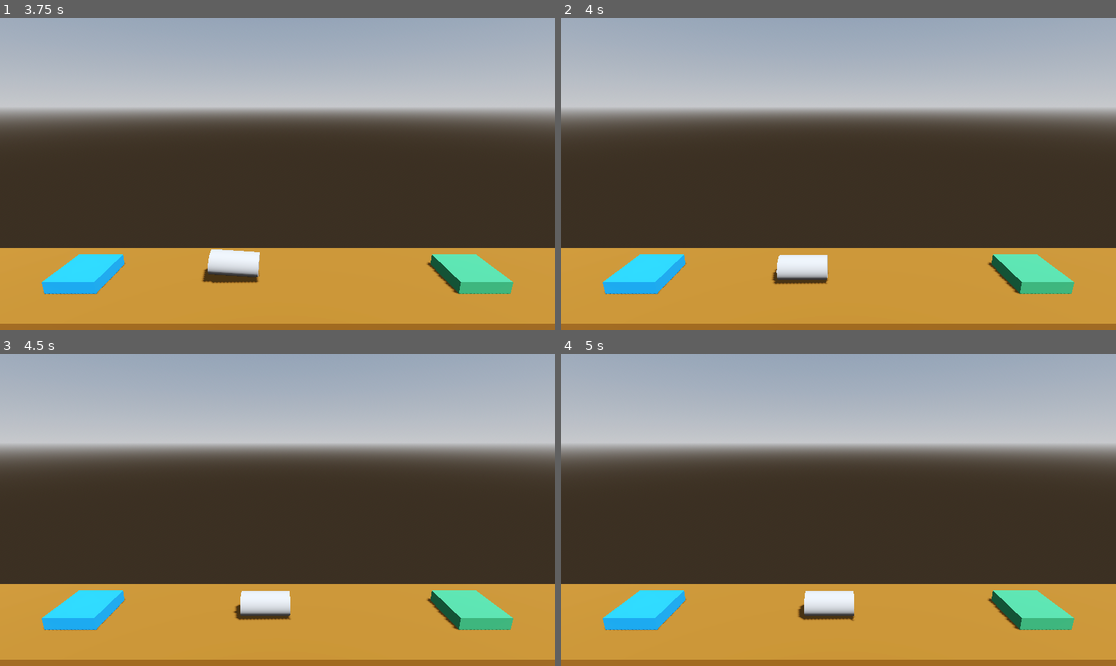
Above: before the commit, frames 1-4 (two rows, left to right).
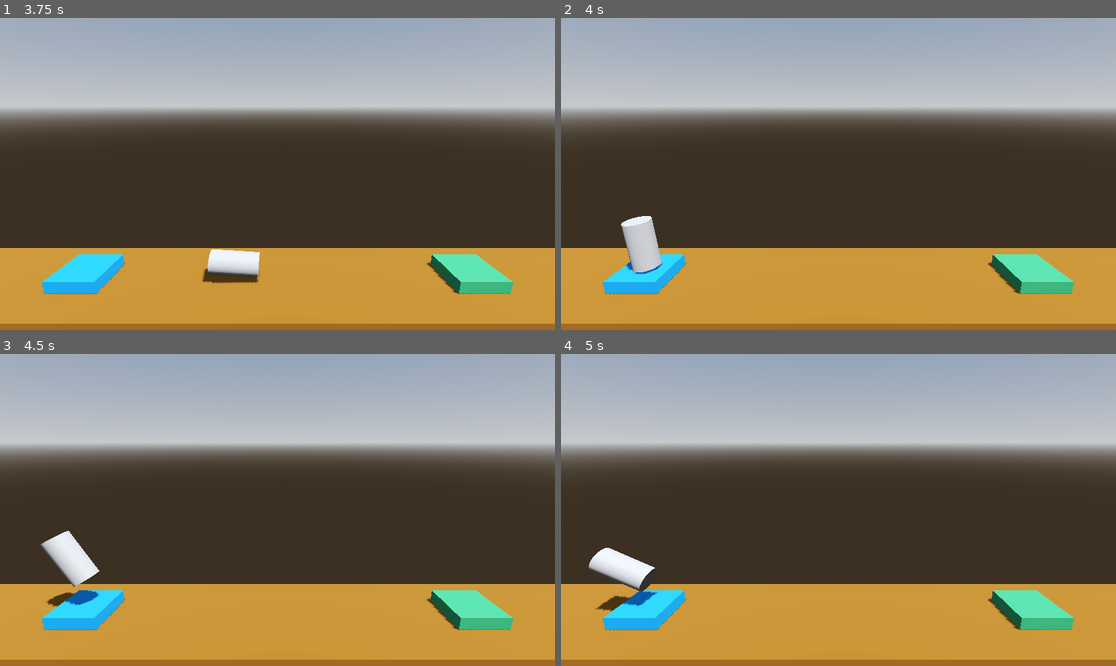
Above: after the commit, the same moments.

Repository: BerkayOzercan/Tutorial-Godot-Project-Boost
Game: Godot game, scene res://level.tscn
The game is run twice, just before and just after one commit, with the same random seed, the same clock (stepped at 60 frames per second) and the same inputs.
Inputs:
- Up to frame 1 (3.75 s): tap Enter at 0.5 s; hold D (rotate_right) 0.53-1.28 s; hold Space (boost) 0.53-1.28 s; hold A (rotate_left) 1.28-2.03 s; tap Space (boost) at 1.35, 2.85 s; hold Space (boost) 2.03-2.78 s; hold D (rotate_right) 2.03-3.53 s; hold A (rotate_left) from 3.53 s (still down); hold Space (boost) from 3.53 s (still down)
- Up to frame 2 (4 s): keep holding A (rotate_left); keep holding Space (boost)
- Up to frame 3 (4.5 s): keep holding A (rotate_left); release Space (boost) at 4.28 s; tap Space (boost) at 4.35 s
- Up to frame 4 (5 s): keep holding A (rotate_left)

Frame 1 is identical in both runs. In frame 2, 1.9% of the frame differs, in the area x 10-49%, y 63-86%; in frame 3, 2.1%, in the area x 7-53%, y 56-86%; in frame 4, 2.1%.

Commit message:
Edit: crashing and respawning

Diff:
--- a/Player.gd
+++ b/Player.gd
@@ -21,7 +21,15 @@
 
 func _on_body_entered(body:Node) -> void:
 	if "Goal" in body.get_groups():
-		print("You Win!")
+		_complete_level()
 	elif "Hazard" in body.get_groups():
-		print("Your Crashed!")
-	pass # Replace with function body.
+		_crash_sequence()
+
+func _complete_level() -> void:
+	get_tree().quit()
+	print("You Win!")
+
+
+func _crash_sequence() -> void:
+	get_tree().reload_current_scene()
+	print("Kaboom!")
